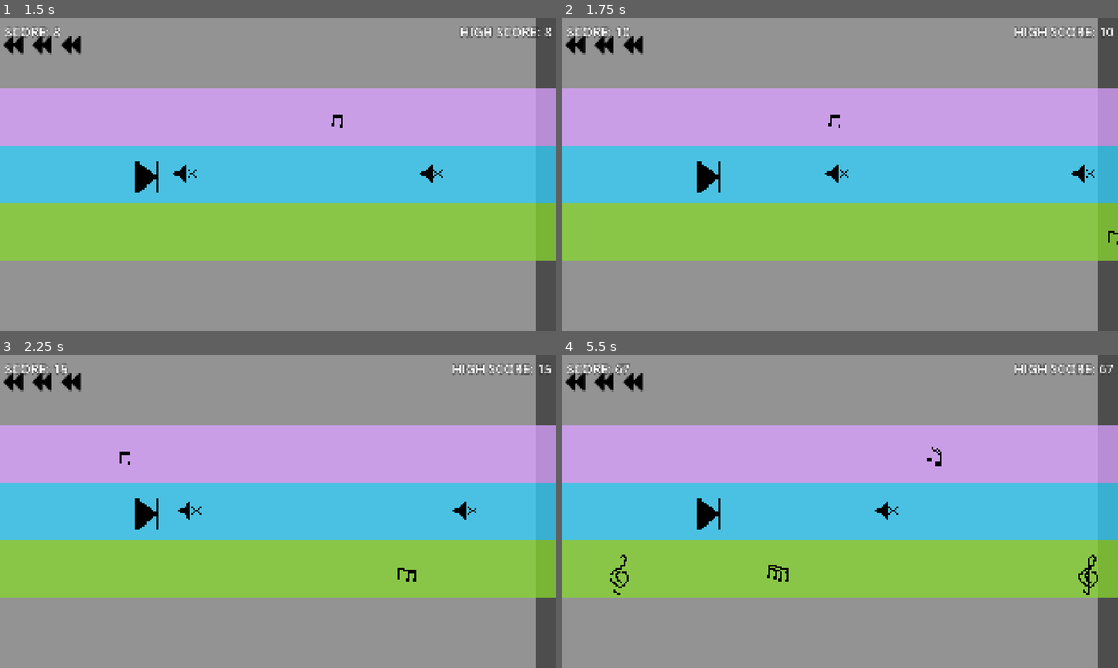
Above: before the commit, frames 1-4 (two rows, left to right).
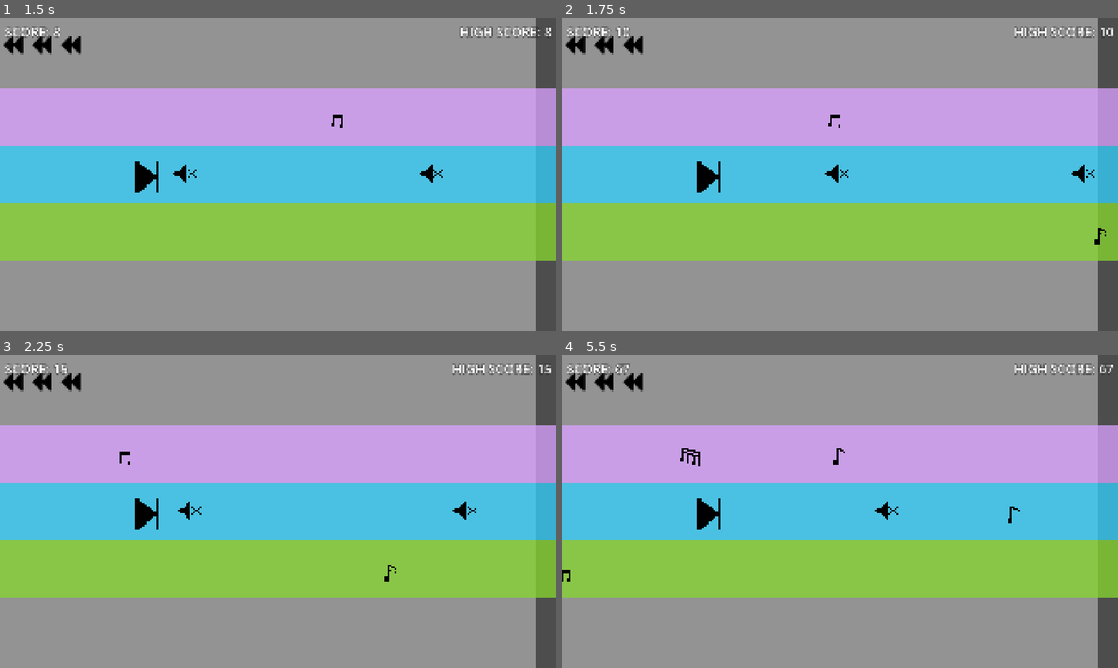
Above: after the commit, the same moments.

Repository: chorwat2137/haven-2026
Game: Godot game, scene res://scenes/main.tscn
Same seed, same stepped clock (60 frames per second), same inputs: the game is played once before the commit and once after it.
Inputs:
- Up to frame 1 (1.5 s): tap Enter (ui_accept) at 0.5, 0.77 s; hold Right (ui_right) from 0.53 s (still down); tap Space (shoot) at 0.6, 1.35 s
- Up to frame 2 (1.75 s): keep holding Right (ui_right); tap Enter (ui_accept) at 1.52 s
- Up to frame 3 (2.25 s): release Right (ui_right) at 2.03 s; hold Left (ui_left) from 2.03 s (still down); tap Space (shoot) at 2.1 s
- Up to frame 4 (5.5 s): release Left (ui_left) at 2.78 s; hold Right (ui_right) 2.78-4.28 s; tap Space (shoot) every 0.75 s from 2.85 to 5.1 s; tap Enter (ui_accept) at 3.02, 3.77, 4.52 s; hold Left (ui_left) 4.28-5.03 s; hold Right (ui_right) from 5.03 s (still down)

Frame 1 is identical in both runs. In frame 2, less than 0.1% of the frame differs, in the area x 95-100%, y 67-73%; in frame 3, 0.1%; in frame 4, 0.6%, in the area x 0-97%, y 29-77%.

Commit message:
Automatic sync

Diff:
--- a/scripts/main.gd
+++ b/scripts/main.gd
@@ -93,7 +93,7 @@
 
 
 func generate_obs():
-	if obstacles.is_empty() or last_obs == null or last_obs.position.x < score + min_distance:
+	if obstacles.is_empty() or last_obs == null or last_obs.position.x < score + min_distance + randi_range(0,100):
 
 		var obs_type = obstacle_types[randi() % obstacle_types.size()]
 		var max_obs = 1
